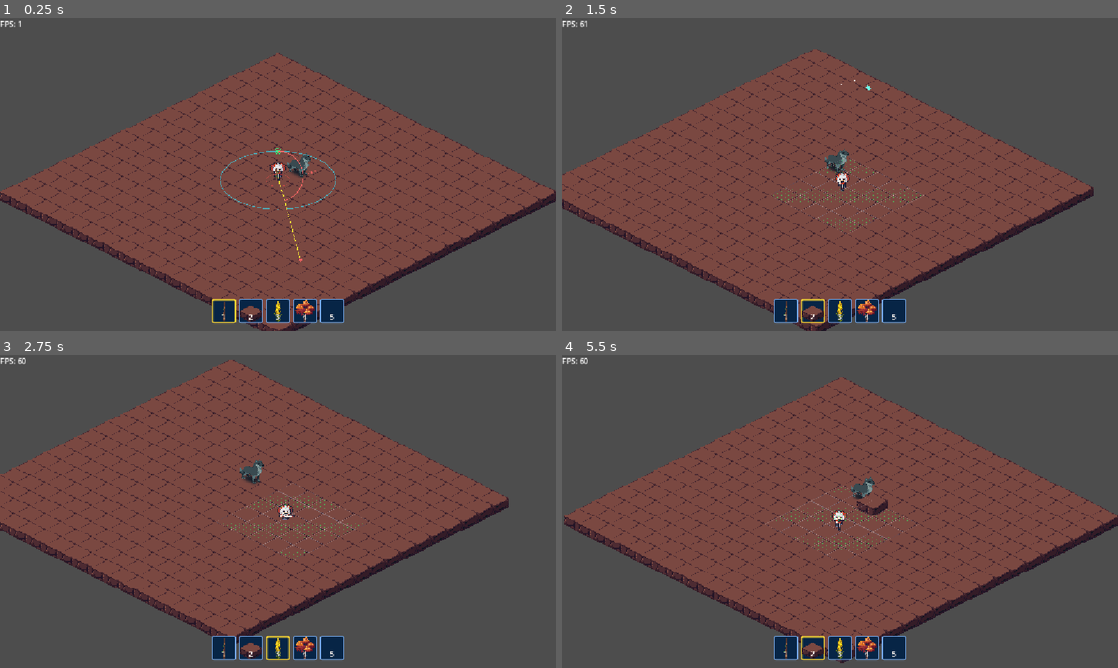
Above: before the commit, frames 1-4 (two rows, left to right).
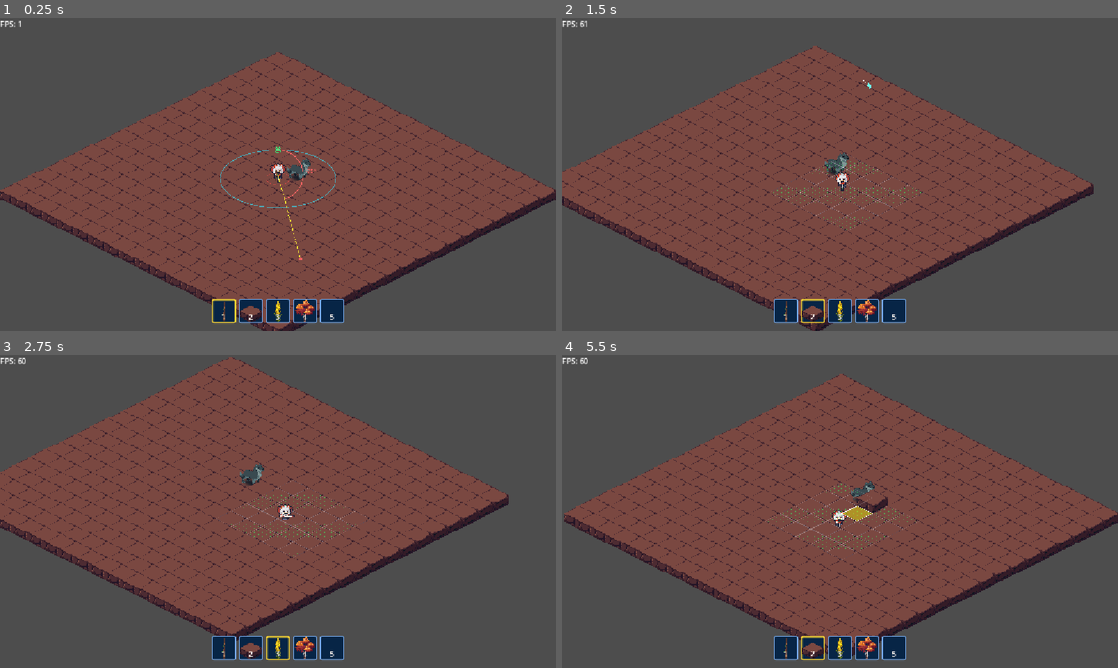
Above: after the commit, the same moments.

Repository: Luo-Mio/ColdWave2047
Game: Godot game, scene res://scene/main_scene.tscn
The game is run twice, just before and just after one commit, with the same random seed, the same clock (stepped at 60 frames per second) and the same inputs.
Inputs (mouse positions are in pixels of both pictures, inside the frame that each line leads up to):
- Up to frame 1 (0.25 s): no input
- Up to frame 2 (1.5 s): tap Enter at 0.5 s; move the mouse to (962, 158) at 0.52 s; hold D (move_right) 0.53-1.28 s; tap 1 at 0.6 s; click (962, 158) at 0.67 s; move the mouse to (728, 190) at 1.27 s; hold S (move_down) from 1.28 s (still down); tap 2 at 1.35 s
- Up to frame 3 (2.75 s): move the mouse to (333, 442) at 2.02 s; release S (move_down) at 2.03 s; hold D (move_right) from 2.03 s (still down); tap 3 at 2.1 s
- Up to frame 4 (5.5 s): move the mouse to (812, 574) at 2.77 s; release D (move_right) at 2.78 s; hold W (move_up) 2.78-3.53 s; tap one key every 0.75 s from 2.85 s: 4 5 1 2; click (812, 574) at 2.92 s; move the mouse to (1006, 558) at 3.52 s; hold A (move_left) 3.53-5.03 s; move the mouse to (673, 464) at 4.27 s; move the mouse to (867, 511) at 5.02 s; hold S (move_down) from 5.03 s (still down); click (867, 511) at 5.17 s

The runs differ from the first frame. In frame 1, 8.8% of the frame differs, in the area x 0-100%, y 10-100%; in frame 2, 10%; in frame 3, 10%; in frame 4, 10%, in the area x 0-100%, y 6-99%.

Commit message:
优化结构

Diff:
--- a/scene/bio/wolf/wolf.tscn
+++ b/scene/bio/wolf/wolf.tscn
@@ -394,22 +394,25 @@
 
 [node name="AnimatedSprite2D" type="AnimatedSprite2D" parent="." unique_id=2097517203]
 sprite_frames = SubResource("SpriteFrames_lfxu0")
-animation = &"idelWestSouth"
+animation = &"runWestSouth"
+offset = Vector2(0, -9)
 
 [node name="CollisionPolygon2D" type="CollisionPolygon2D" parent="." unique_id=1043909110]
 polygon = PackedVector2Array(12, 0, 0, 6, -12, 0, 0, -6)
 
-[node name="IsoDepthComponent" type="Node" parent="." unique_id=794987098]
+[node name="LogicScript" type="Node" parent="." unique_id=1391725743]
+
+[node name="IsoDepthComponent" type="Node" parent="LogicScript" unique_id=794987098]
 script = ExtResource("4_depth")
 foot_offset_y = -16.0
 
-[node name="MoverComponent" type="Node" parent="." unique_id=905963280]
+[node name="MoverComponent" type="Node" parent="LogicScript" unique_id=905963280]
 script = ExtResource("5_mover")
 
-[node name="IsoAnimComponent" type="Node" parent="." unique_id=457589332]
+[node name="IsoAnimComponent" type="Node" parent="LogicScript" unique_id=457589332]
 script = ExtResource("6_anim")
 idle_prefix = "idel"
 move_prefix = "run"
 
-[node name="WanderAIComponent" type="Node" parent="." unique_id=1186868075]
+[node name="WanderAIComponent" type="Node" parent="LogicScript" unique_id=1186868075]
 script = ExtResource("7_ai")
--- a/scene/main_chara.tscn
+++ b/scene/main_chara.tscn
@@ -3,6 +3,9 @@
 [ext_resource type="Script" uid="uid://dtf4i254omkic" path="res://script/entities/player/main_chara.gd" id="1_0nnbn"]
 [ext_resource type="Texture2D" uid="uid://ngnduc36vmbt" path="res://resources/character/texture/W.png" id="1_atro3"]
 [ext_resource type="Texture2D" uid="uid://0kfq54vngui" path="res://resources/object/weapon/stick/stick.png" id="3_p7jj5"]
+[ext_resource type="Script" uid="uid://cqsyfolud1vyp" path="res://script/components/movement_controller.gd" id="4_move"]
+[ext_resource type="Script" uid="uid://d22bcxmc70tri" path="res://script/components/iso_depth_component.gd" id="5_depth"]
+[ext_resource type="Script" uid="uid://b4vai2782g1c4" path="res://script/components/animation_controller.gd" id="6_anim"]
 
 [sub_resource type="AtlasTexture" id="AtlasTexture_26nfg"]
 atlas = ExtResource("1_atro3")
@@ -172,3 +175,15 @@
 [node name="CollisionPolygon2D" type="CollisionPolygon2D" parent="." unique_id=1635535632]
 scale = Vector2(1, 0.5)
 polygon = PackedVector2Array(4, 0, 0, 4, -4, 0, 0, -4)
+
+[node name="LogicSscript" type="Node" parent="." unique_id=2066323861]
+
+[node name="MovementController" type="Node" parent="LogicSscript" unique_id=1945927822]
+script = ExtResource("4_move")
+
+[node name="IsoDepthComponent" type="Node" parent="LogicSscript" unique_id=1644273206]
+script = ExtResource("5_depth")
+enable_camera_follow = true
+
+[node name="AnimationController" type="Node" parent="LogicSscript" unique_id=1168471338]
+script = ExtResource("6_anim")
--- a/script/components/iso_anim_component.gd
+++ b/script/components/iso_anim_component.gd
@@ -20,9 +20,13 @@
 var current_anim: String = ""
 
 func _ready() -> void:
-	var parent := get_parent()
-	if parent:
-		sprite = parent.get_node_or_null("AnimatedSprite2D") as AnimatedSprite2D
+	var curr := get_parent()
+	while curr:
+		if curr is Node2D:
+			sprite = curr.find_child("AnimatedSprite2D", true, false) as AnimatedSprite2D
+			if sprite:
+				break
+		curr = curr.get_parent()
 
 # 核心驱动函数：move_vec 为移动速度/输入，look_vec 为额外凝视/瞄准方向 (可选)
 func update_animation(move_vec: Vector2, look_vec: Vector2 = Vector2.ZERO) -> void:
--- a/script/components/iso_depth_component.gd
+++ b/script/components/iso_depth_component.gd
@@ -20,16 +20,28 @@
 var camera: Camera2D
 
 var current_floor: int = 0
+var _base_sprite_y: float = 0.0
 
 func _ready() -> void:
-	parent_entity = get_parent() as Node2D
+	# 向上查找实体根节点（支持组件放在 LogicScript 等容器节点中）
+	var curr := get_parent()
+	while curr:
+		if curr is Node2D:
+			parent_entity = curr as Node2D
+			break
+		curr = curr.get_parent()
+
 	if parent_entity == null:
 		return
 
 	# 自动寻找常见的关键子节点
-	sprite = parent_entity.get_node_or_null("AnimatedSprite2D") as AnimatedSprite2D
-	col_shape = parent_entity.get_node_or_null("CollisionPolygon2D") as CollisionPolygon2D
-	camera = parent_entity.get_node_or_null("Camera2D") as Camera2D
+	sprite = parent_entity.find_child("AnimatedSprite2D", true, false) as AnimatedSprite2D
+	col_shape = parent_entity.find_child("CollisionPolygon2D", true, false) as CollisionPolygon2D
+	camera = parent_entity.find_child("Camera2D", true, false) as Camera2D
+
+	# 缓存场景编辑器中美术/设计人员肉眼对齐好的基础 Y 轴位置 (所见即所得核心！)
+	if sprite:
+		_base_sprite_y = sprite.position.y
 
 	# 确保父节点具备排序所需的变量
 	if not ("sort_key" in parent_entity):
@@ -43,13 +55,12 @@
 	await get_tree().process_frame
 	update_depth(0.0)
 
-# 获取实体脚底/四爪接触地面的精确全局世界坐标
+# 获取实体脚底/四爪接触地面的精确全局世界坐标 (供 X-Ray 透视 Shader 使用)
 func get_visual_foot_position() -> Vector2:
-	if sprite and parent_entity:
-		var s_y := parent_entity.scale.y if parent_entity.scale.y != 0.0 else 1.0
-		# 贴图世界坐标中心往下偏移 |foot_offset_y| * scale.y 即为视觉脚底
-		return sprite.global_position + Vector2(0.0, absf(foot_offset_y) * s_y)
-	return parent_entity.global_position if parent_entity else Vector2.ZERO
+	if parent_entity:
+		var floor_offset := GridData.get_floor_pixel_offset(current_floor)
+		return parent_entity.global_position + Vector2(0.0, floor_offset)
+	return Vector2.ZERO
 
 # 每物理帧调用：处理楼层高度抬升、贴地与 2.5D 深度动态排序
 func update_depth(delta: float) -> void:
@@ -58,16 +69,16 @@
 
 	var s_y := parent_entity.scale.y if parent_entity.scale.y != 0.0 else 1.0
 
-	# 1. 查询当前脚底所在格子的楼层高度 (必须使用物理实体的地面坐标 parent_entity.global_position，绝不能用抬升后的视觉贴图坐标，否则会导致高频闪烁死循环！)
+	# 1. 查询当前脚底所在格子的楼层高度 (基于实体的物理地面坐标)
 	var ground_pos := parent_entity.global_position
 	var cell := GridData.world_to_cell(ground_pos)
 	current_floor = GridData.get_highest_floor(cell)
 	var floor_offset := GridData.get_floor_pixel_offset(current_floor)
 	var local_floor_y := floor_offset / s_y
 
-	# 2. 贴图视觉抬升 (scale 换算补偿，严丝合缝贴合楼层)
+	# 2. 贴图视觉抬升 (完美继承场景编辑器中微调好的基础位置，只动态累加台阶/楼层差值！)
 	if sprite:
-		sprite.position.y = local_floor_y + foot_offset_y
+		sprite.position.y = _base_sprite_y + local_floor_y
 
 	# 3. 碰撞体高度同步抬升
 	if col_shape:
--- a/script/components/mover_component.gd
+++ b/script/components/mover_component.gd
@@ -15,7 +15,12 @@
 var parent_body: CharacterBody2D
 
 func _ready() -> void:
-	parent_body = get_parent() as CharacterBody2D
+	var curr := get_parent()
+	while curr:
+		if curr is CharacterBody2D:
+			parent_body = curr as CharacterBody2D
+			break
+		curr = curr.get_parent()
 
 # 接收目标方向向量，平滑加速并驱动物理滑动
 func move(target_dir: Vector2, delta: float) -> Vector2:
--- a/script/entities/bio/wolf.gd
+++ b/script/entities/bio/wolf.gd
@@ -7,10 +7,10 @@
 const IsoAnimComponent := preload("res://script/components/iso_anim_component.gd")
 const WanderAIComponent := preload("res://script/components/wander_ai_component.gd")
 
-@onready var depth_comp: IsoDepthComponent = get_node_or_null("IsoDepthComponent")
-@onready var mover_comp: MoverComponent = get_node_or_null("MoverComponent")
-@onready var anim_comp: IsoAnimComponent = get_node_or_null("IsoAnimComponent")
-@onready var ai_comp: WanderAIComponent = get_node_or_null("WanderAIComponent")
+@onready var depth_comp: IsoDepthComponent = find_child("IsoDepthComponent", true, false)
+@onready var mover_comp: MoverComponent = find_child("MoverComponent", true, false)
+@onready var anim_comp: IsoAnimComponent = find_child("IsoAnimComponent", true, false)
+@onready var ai_comp: WanderAIComponent = find_child("WanderAIComponent", true, false)
 
 # 2.5D 深度排序所需变量（供 sort_world.gd 比对，由 depth_comp 自动维护）
 var layer_no: int = 1000
@@ -26,7 +26,16 @@
 	collision_mask = 6
 	motion_mode = CharacterBody2D.MOTION_MODE_FLOATING
 
-	# 容错初始化：如果场景树中未挂载，则自动用标准参数创建
+	# 容错初始化：只有在场景树各层级彻底没有找到时，才自动用默认参数兜底创建
+	if depth_comp == null:
+		depth_comp = find_child("IsoDepthComponent", true, false)
+	if mover_comp == null:
+		mover_comp = find_child("MoverComponent", true, false)
+	if anim_comp == null:
+		anim_comp = find_child("IsoAnimComponent", true, false)
+	if ai_comp == null:
+		ai_comp = find_child("WanderAIComponent", true, false)
+
 	if depth_comp == null:
 		depth_comp = IsoDepthComponent.new()
 		depth_comp.name = "IsoDepthComponent"
